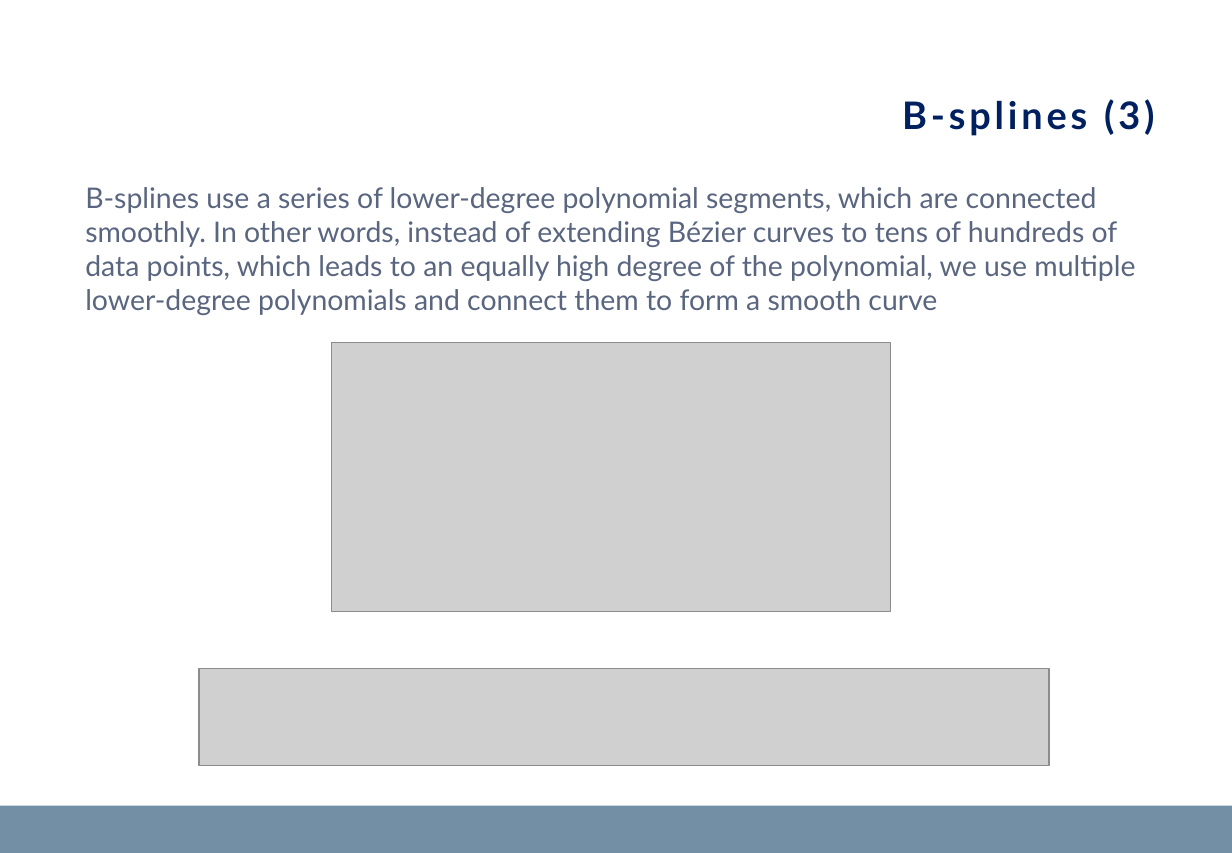
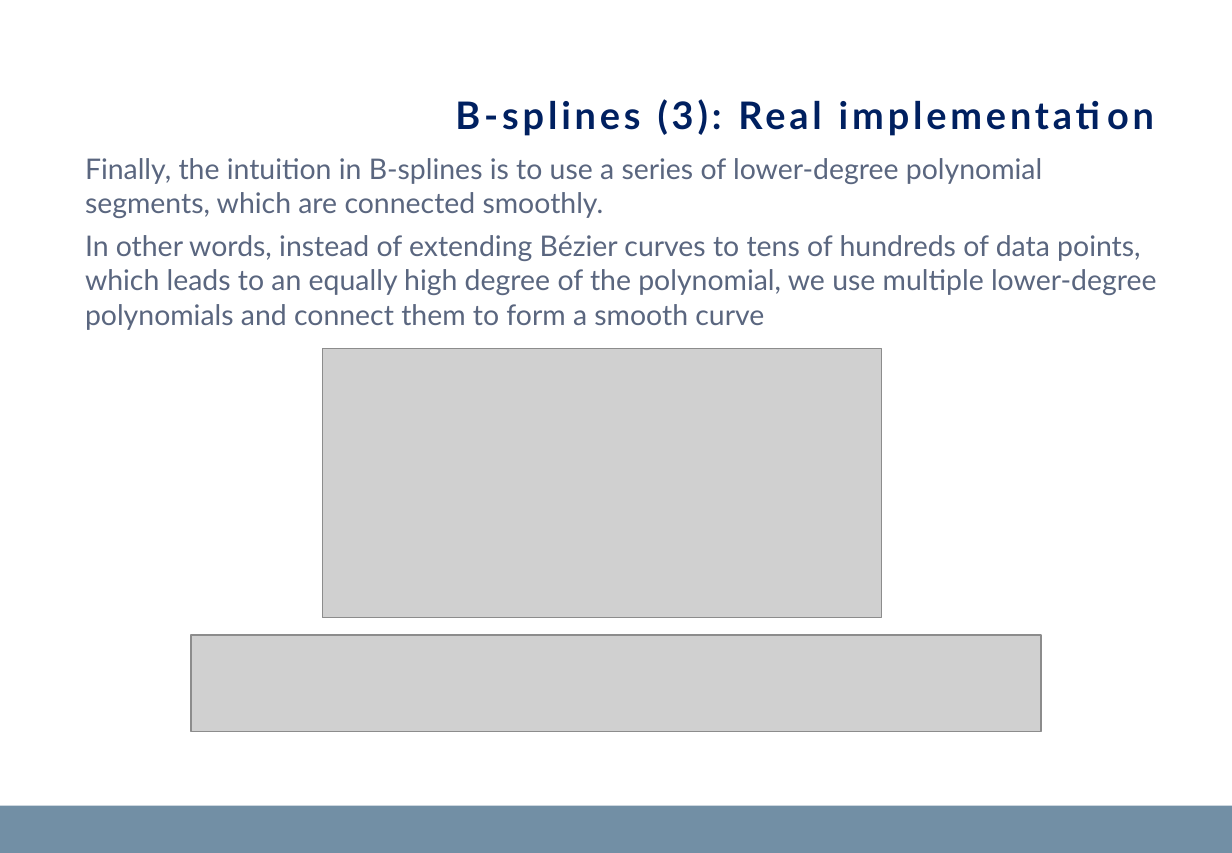
Before and after one commit to matteopasqual02/KAN-naml, a slide deck: slide 9 of KANs_presentation.pptx. Drawn at 1232x853 pixels with LibreOffice and Linux fonts; fonts in the diff are those of the drawing; grey boxes stand for pictures; background and template pictures are left out. Boxes give left, top, right and bottom in pixels: in the first picture for what was removed or moved away, otherwise in the second. Text is boxed around its words. In the diff, an @@ line names an element or a change of style, - is before the commit and + after.

```diff
--- a/KANs_presentation.pptx
+++ b/KANs_presentation.pptx
@@ text at [85, 158, 1157, 330]: text changed @@
-B-splines use a series of lower-degree polynomial segments, which are connected smoothly. In other words, instead of extending Bézier curves to tens of hundreds of data points, which leads to an equally high degree of the polynomial, we use multiple lower-degree polynomials and connect them to form a smooth curve
+Finally, the intuition in B-splines is to use a series of lower-degree polynomial segments, which are connected smoothly.
+In other words, instead of extending Bézier curves to tens of hundreds of data points, which leads to an equally high degree of the polynomial, we use multiple lower-degree polynomials and connect them to form a smooth curve
@@ title at [369, 158, 483, 184]: text changed @@
-B-splines (3)
+B-splines (3): Real implementation
@@ picture: place and size @@
-picture at [332, 342, 892, 611]
+picture at [322, 349, 882, 618]
@@ picture: place and size @@
-picture at [199, 669, 1049, 766]
+picture at [191, 635, 1041, 731]
```
Also in this commit, not shown: 9 other slides changed, 1 slide added, 2 other files.
